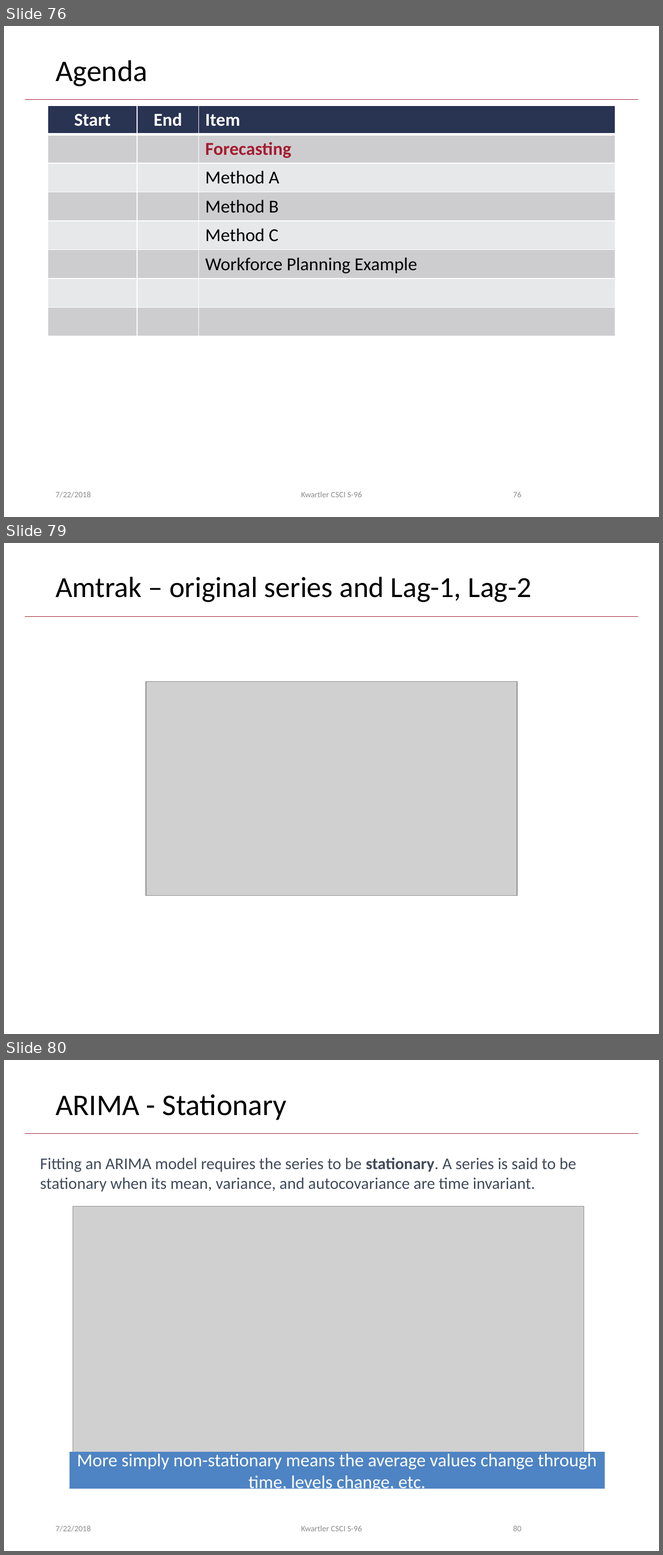
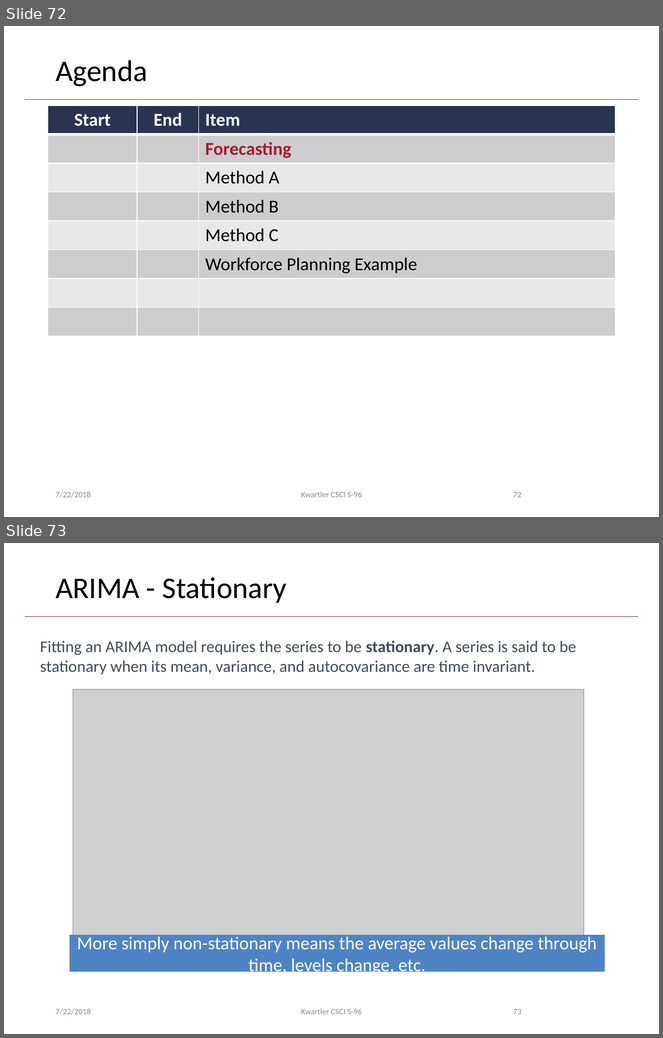
Before and after one commit to anhnguyendepocen/HarvardSummerStudent2018, a slide deck: lessons/5_July 23-Forecasting/Day5 July 23_Revised.pptx. Shown one above the other, each under a label of ours: slides 76, 79 and 80 before the commit, slides 72 and 73 after it; the slides between them are not shown. The pictures are 663x1555 and 663x1038 pixels, drawn with LibreOffice and Linux fonts; fonts in the diff are those of the drawing; grey boxes stand for pictures; background and template pictures are left out. Boxes give left, top, right and bottom in pixels: in the first picture for what was removed or moved away, otherwise in the second. Text is boxed around its words. In the diff, an @@ line names an element or a change of style, - is before the commit and + after.

```diff
--- a/lessons/5_July 23-Forecasting/Day5 July 23_Revised.pptx
+++ b/lessons/5_July 23-Forecasting/Day5 July 23_Revised.pptx
@@ slide 79 removed at (x1=4, y1=543, x2=659, y2=1034), background #FFFFFF; not listed: 1 template element that a slide beside it also shows @@
@@ title removed at (x1=55, y1=577, x2=531, y2=602) @@
-Amtrak – original series and Lag-1, Lag-2
@@ picture removed at (x1=146, y1=681, x2=518, y2=896) @@
@@ what was slide 76 is now slide 72 @@
@@ page number at (x1=513, y1=492, x2=521, y2=498): text changed @@
-76
+72
@@ what was slide 80 is now slide 73 @@
@@ page number at (x1=513, y1=1009, x2=521, y2=1015): text changed @@
-80
+73
```
Also in this commit, not shown: 5 slides changed, 1 slide added, 6 other slides removed.
